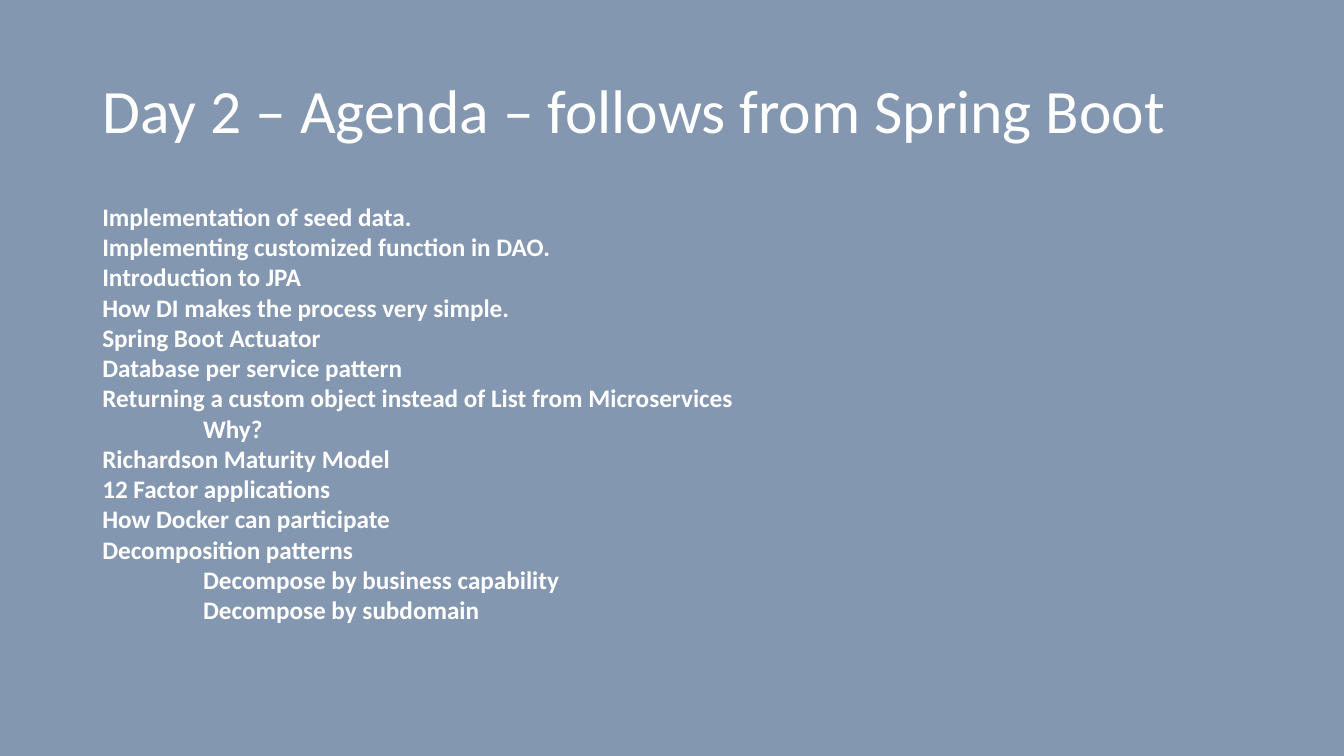
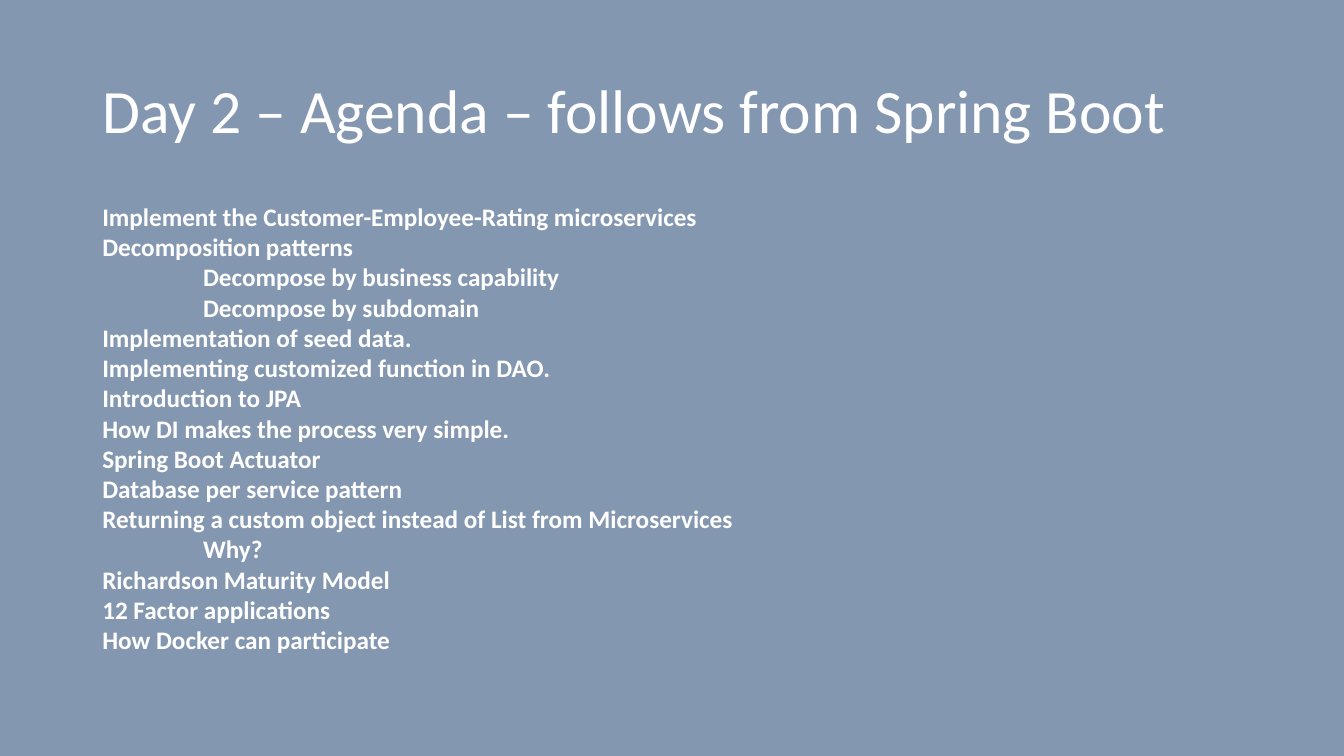
Before and after one commit to vilasvarghese/microservices, a slide deck: slide 1 of training/day2/Day2.pptx. Drawn at 1344x756 pixels with LibreOffice and Linux fonts; fonts in the diff are those of the drawing. Boxes give left, top, right and bottom in pixels: in the first picture for what was removed or moved away, otherwise in the second. Text is boxed around its words. In the diff, an @@ line names an element or a change of style, - is before the commit and + after.

```diff
--- a/training/day2/Day2.pptx
+++ b/training/day2/Day2.pptx
@@ text at (102, 208, 697, 321): paragraphs added @@
+Implement the Customer-Employee-Rating microservices
+Decomposition patterns
+Decompose by business capability
+Decompose by subdomain
@@ text at (102, 541, 559, 623): paragraphs removed @@
-Decomposition patterns
-Decompose by business capability
-Decompose by subdomain
```
Also in this commit, not shown: 15 other files.
